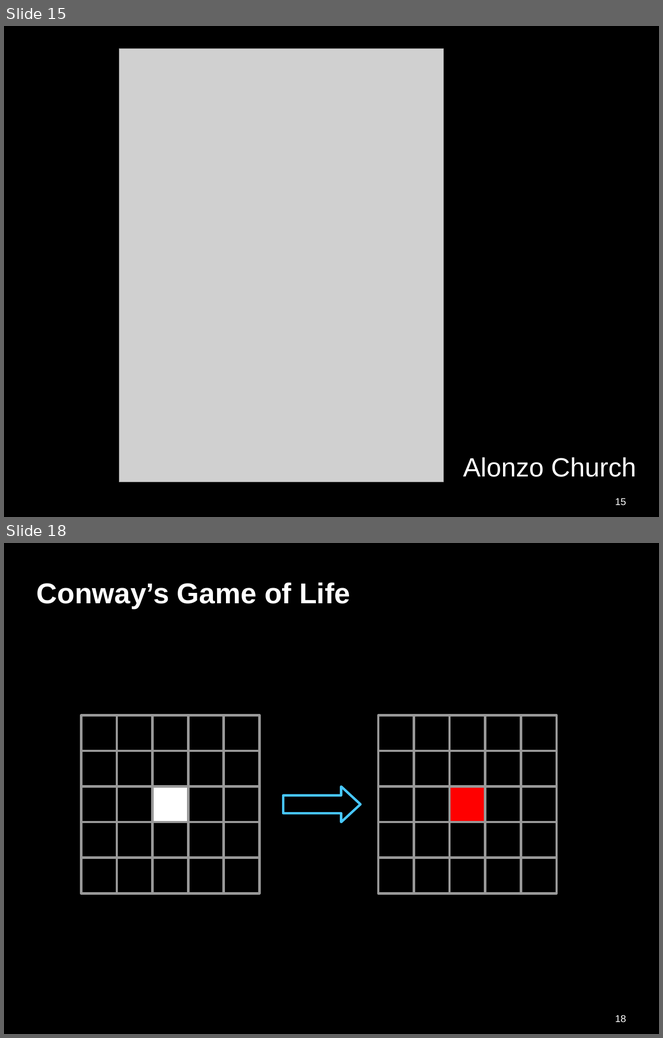
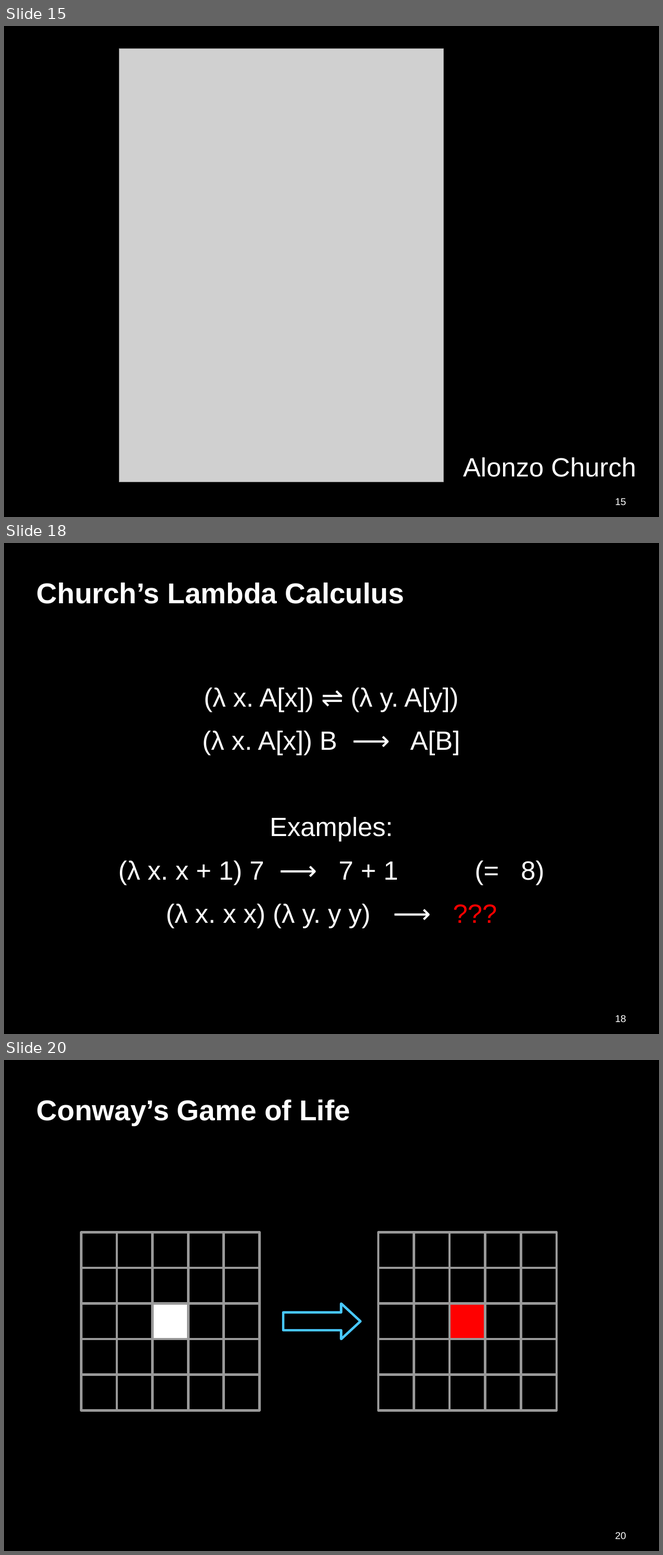
Before and after one commit to gernst/connections, a slide deck: computation.odp. Shown one above the other, each under a label of ours: slides 15 and 18 before the commit, slides 15, 18 and 20 after it; the slides between them are not shown. The pictures are 663x1038 and 663x1555 pixels, drawn with LibreOffice and Linux fonts; fonts in the diff are those of the drawing; grey boxes stand for pictures. Boxes give left, top, right and bottom in pixels: in the first picture for what was removed or moved away, otherwise in the second. Text is boxed around its words. In the diff, an @@ line names an element or a change of style, - is before the commit and + after.

```diff
--- a/computation.odp
+++ b/computation.odp
@@ slide 18 added at box(4, 543, 659, 1034), background #000000 @@
@@ title added at box(37, 583, 404, 604), 34.7 pt, text #FFFFFF, bold @@
+Church’s Lambda Calculus
@@ text added at box(118, 688, 544, 928), 32 pt, text #FFFFFF @@
+(λ x. A[x]) ⇌ (λ y. A[y])
+(λ x. A[x]) B ⟶ A[B]
+Examples:
+(λ x. x + 1) 7 ⟶ 7 + 1 (= 8)
+(λ x. x x) (λ y. y y) ⟶ ???
@@ page number added at box(616, 1015, 626, 1023), 12 pt, text #FFFFFF @@
+18
@@ what was slide 18 is now slide 20 @@
@@ page number at box(616, 1532, 626, 1539): text changed @@
-18
+20
```
Also in this commit, not shown: 3 slides changed, 1 other slide added, 1 other file.
